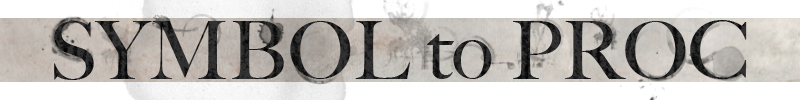
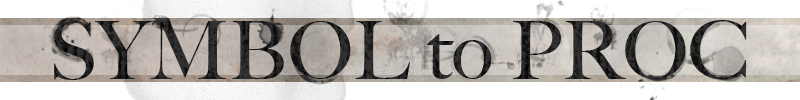
Before/after of a 800 × 100 layered artwork. What changed in the layer stack:
added layer "Shading" (overlay, 50%) above "Stains" over [0, 18, 800, 82]
added group "Stains" with 6 layers above "Stripe" over [0, 18, 753, 82]
moved "Layer 6" into group "Stains" over [705, 75, 753, 82]
moved "Layer 5" into group "Stains" over [135, 18, 345, 82]
moved "Layer 4" into group "Stains" over [0, 18, 468, 82]
moved "Layer 3" into group "Stains" over [97, 18, 565, 80]
moved "Layer 2" into group "Stains" over [443, 18, 752, 82]
moved "Layer 1" into group "Stains" over [39, 18, 620, 25]
